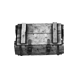
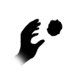
Before/after of a (80, 80) layered artwork. What changed in the layer stack:
added layer "Rock thrower" in group "Blessings" over <box>13,18,63,67</box>
hid "Looter" over <box>14,22,64,56</box>
